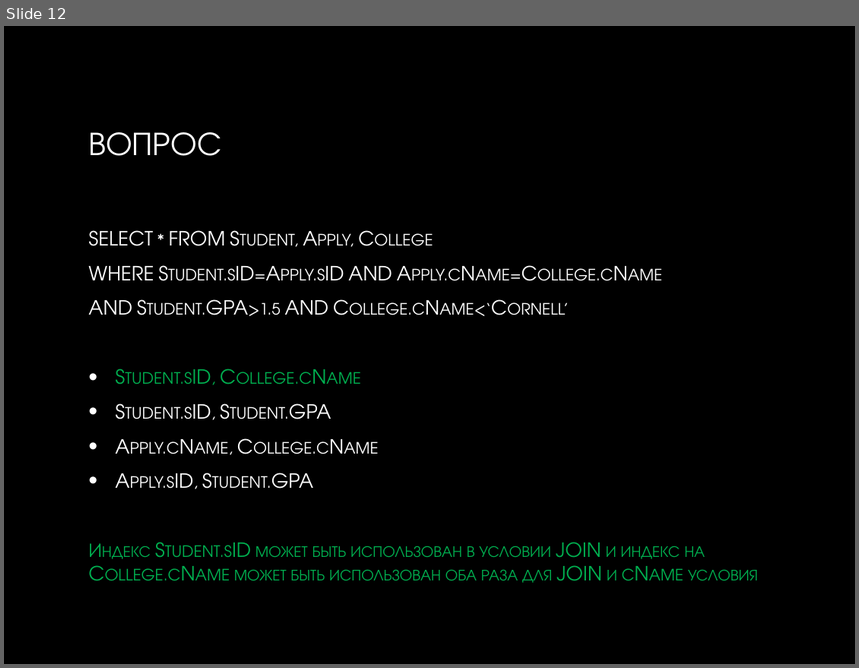
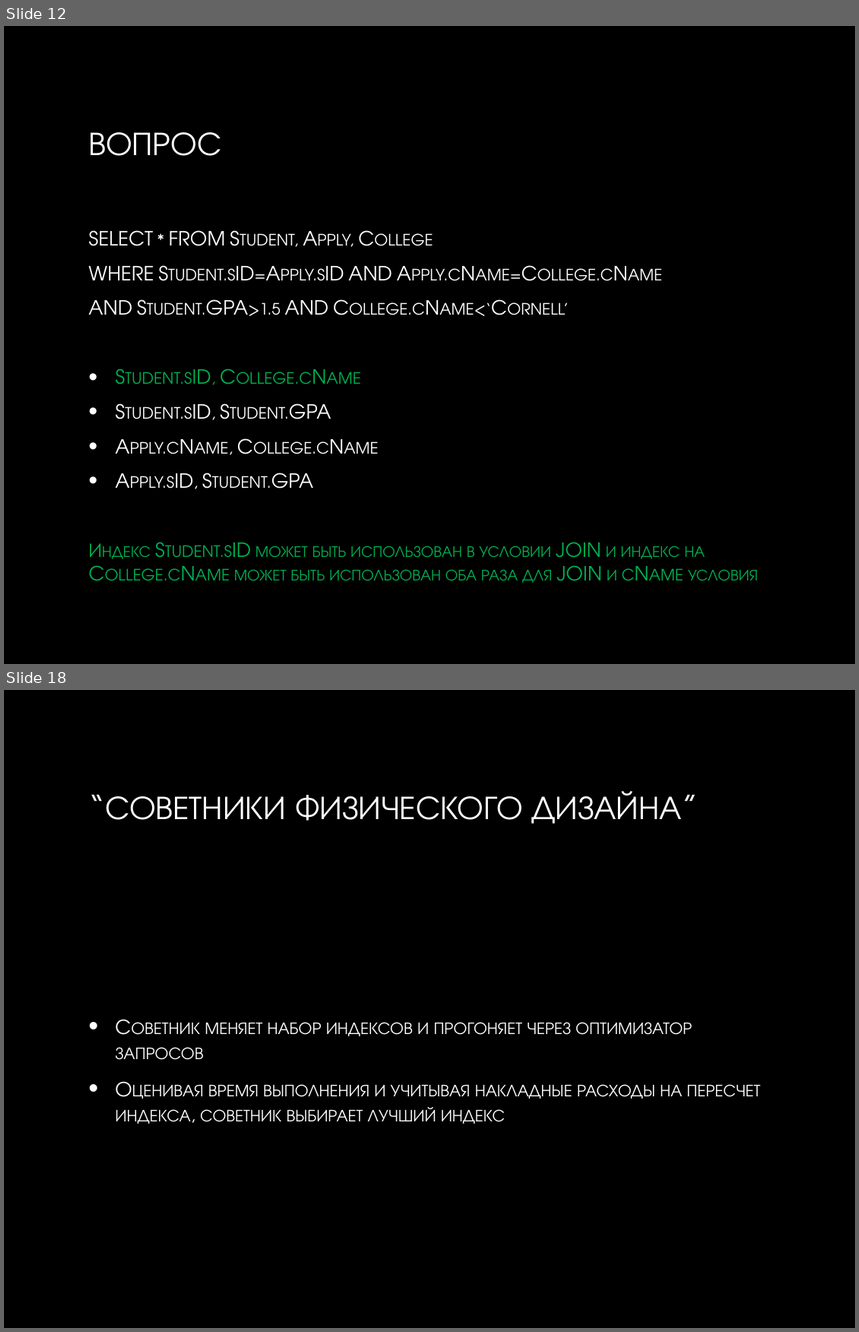
Before and after one commit to smurav/db13-14, a slide deck: sql/lectures/12_indexes.pptx. Shown one above the other, each under a label of ours: slide 12 before the commit, slides 12 and 18 after it; the slides between them are not shown. The pictures are 859x668 and 859x1332 pixels, drawn with LibreOffice and Linux fonts; fonts in the diff are those of the drawing; background and template pictures are left out. Boxes give left, top, right and bottom in pixels: in the first picture for what was removed or moved away, otherwise in the second. Text is boxed around its words. In the diff, an @@ line names an element or a change of style, - is before the commit and + after.

```diff
--- a/sql/lectures/12_indexes.pptx
+++ b/sql/lectures/12_indexes.pptx
@@ slide 18 added at <box>4,690,855,1328</box>, background picture (left out) @@
@@ title added at <box>105,791,699,824</box>, 28 pt, text gradient #FFFFFF to #BFBFBF @@
+“СОВЕТНИКИ ФИЗИЧЕСКОГО ДИЗАЙНА”
@@ text added at <box>115,1022,761,1124</box>, 18 pt, text gradient #FFFFFF to #BFBFBF, small capitals @@
+• Советник меняет набор индексов и прогоняет через оптимизатор запросов
+• Оценивая время выполнения и учитывая накладные расходы на пересчет индекса, советник выбирает лучший индекс
```
Also in this commit, not shown: 3 slides changed, 7 other slides added.
